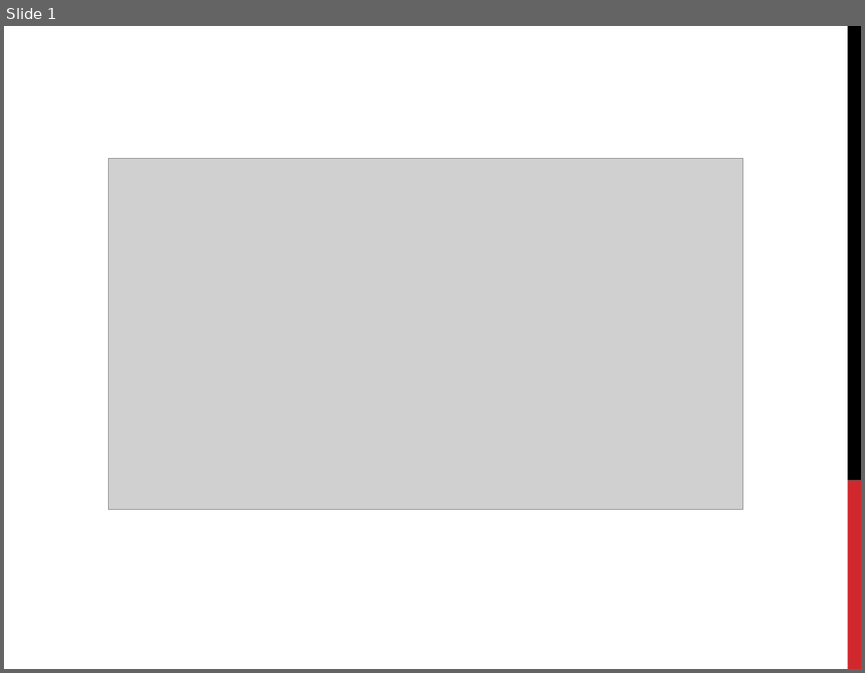
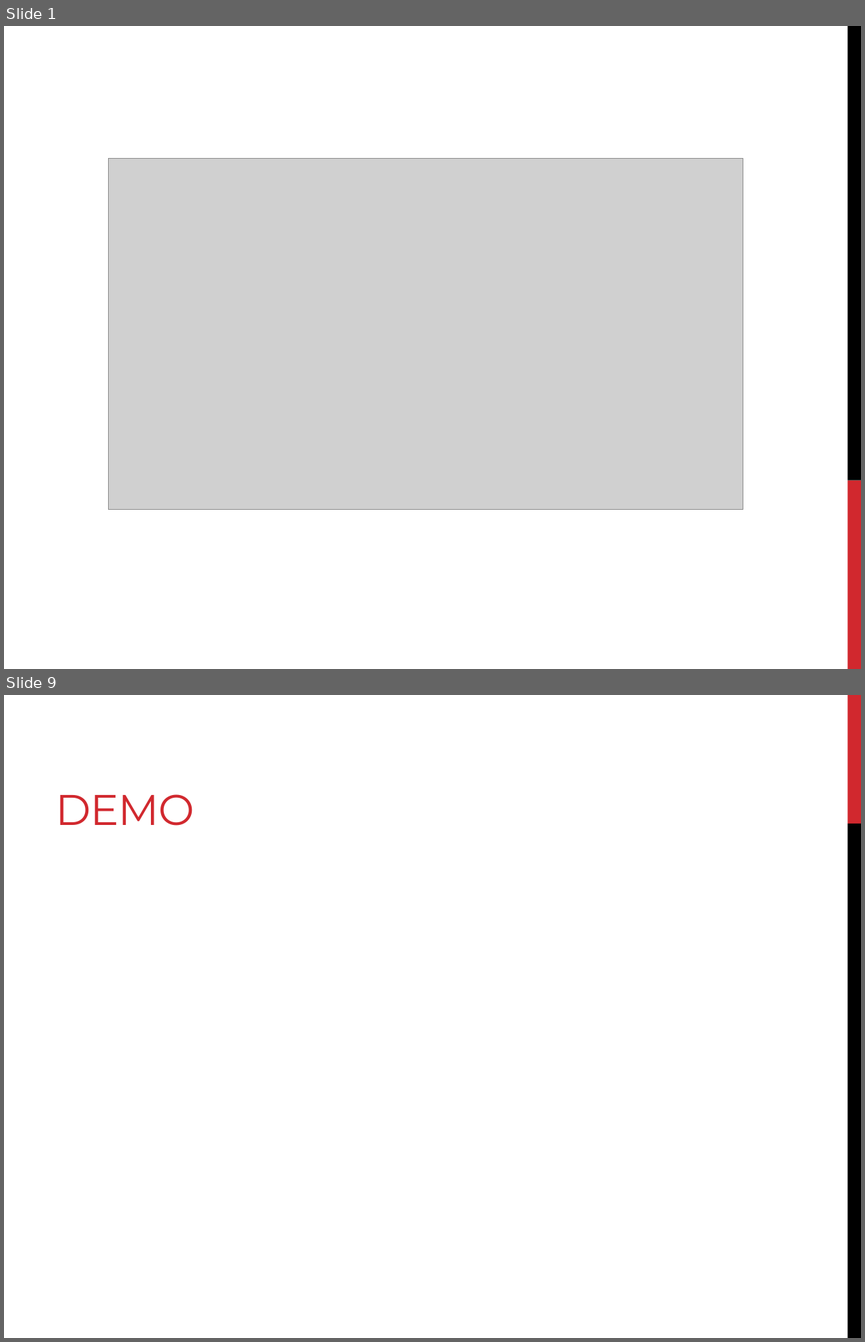
Before and after one commit to kr4cher/nextjs-ePortfolio, a slide deck: slides/ePortfolio-Next.js.pptx. Shown one above the other, each under a label of ours: slide 1 before the commit, slides 1 and 9 after it; the slides between them are not shown. The pictures are 865x673 and 865x1342 pixels, drawn with LibreOffice and Linux fonts; fonts in the diff are those of the drawing; grey boxes stand for pictures. Boxes give left, top, right and bottom in pixels: in the first picture for what was removed or moved away, otherwise in the second. Text is boxed around its words. In the diff, an @@ line names an element or a change of style, - is before the commit and + after.

```diff
--- a/slides/ePortfolio-Next.js.pptx
+++ b/slides/ePortfolio-Next.js.pptx
@@ slide 9 added at (4,695,861,1338), background #FFFFFF @@
@@ rectangle added at (847,695,861,824), fill #D1282E @@
@@ title added at (56,794,194,826), 36 pt, text #D1282E @@
+DEMO
@@ rectangle added at (847,824,861,1338), fill #000000 @@
```
Also in this commit, not shown: 3 slides changed, 4 other slides added, 1 other file.
